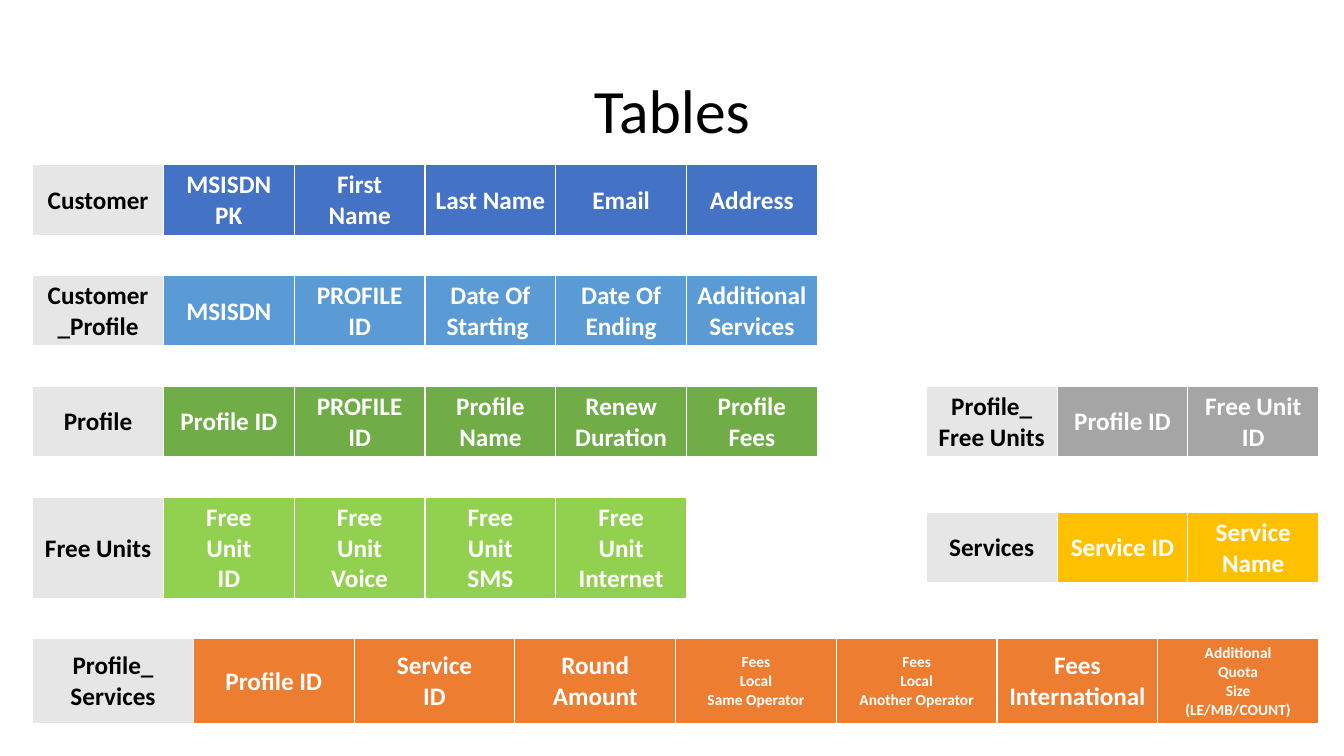
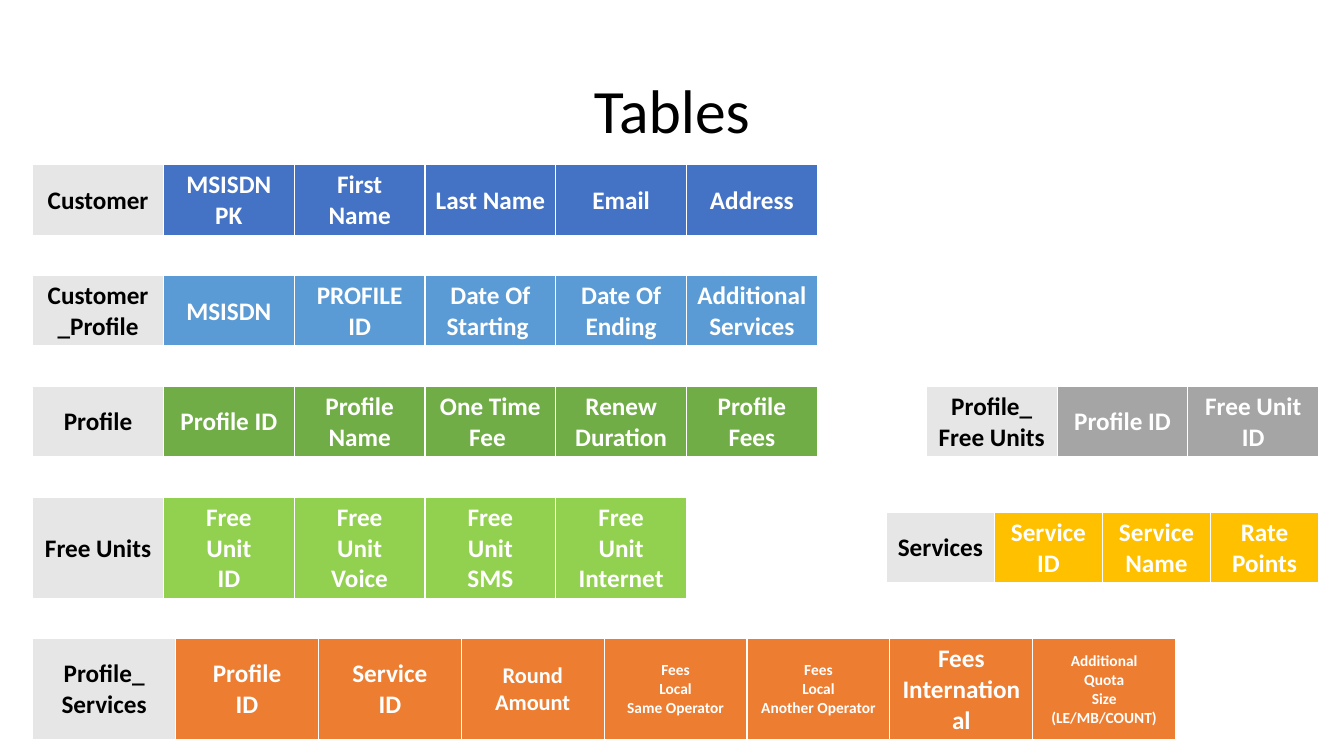
Before and after one commit to qazs13/Billing-Project, a slide deck: slide 5 of Database Documentation/Database Documentation.pptx. Drawn at 1344x756 pixels with LibreOffice and Linux fonts; fonts in the diff are those of the drawing. Boxes give left, top, right and bottom in pixels: in the first picture for what was removed or moved away, otherwise in the second. Text is boxed around its words. In the diff, an @@ line names an element or a change of style, - is before the commit and + after.

```diff
--- a/Database Documentation/Database Documentation.pptx
+++ b/Database Documentation/Database Documentation.pptx
@@ table at [32,386,819,457] @@
-row 1, column 3: PROFILE ID
+row 1, column 3: Profile Name
-row 1, column 4: Profile Name
+row 1, column 4: One Time Fee
@@ table at [886,512,1318,583] @@
+column 4: Rate / Points
@@ table: place and size @@
-table at [927,512,1320,583]
+table at [886,512,1318,583]
@@ table at [32,638,1178,739] @@
-row 1, column 2: Profile ID
+row 1, column 2: Profile / ID
@@ size 18 to 16 pt in "Round", "Amount" @@
@@ table: place and size @@
-table at [32,638,1315,723]
+table at [32,638,1178,739]
```
Also in this commit, not shown: 1 other file.
